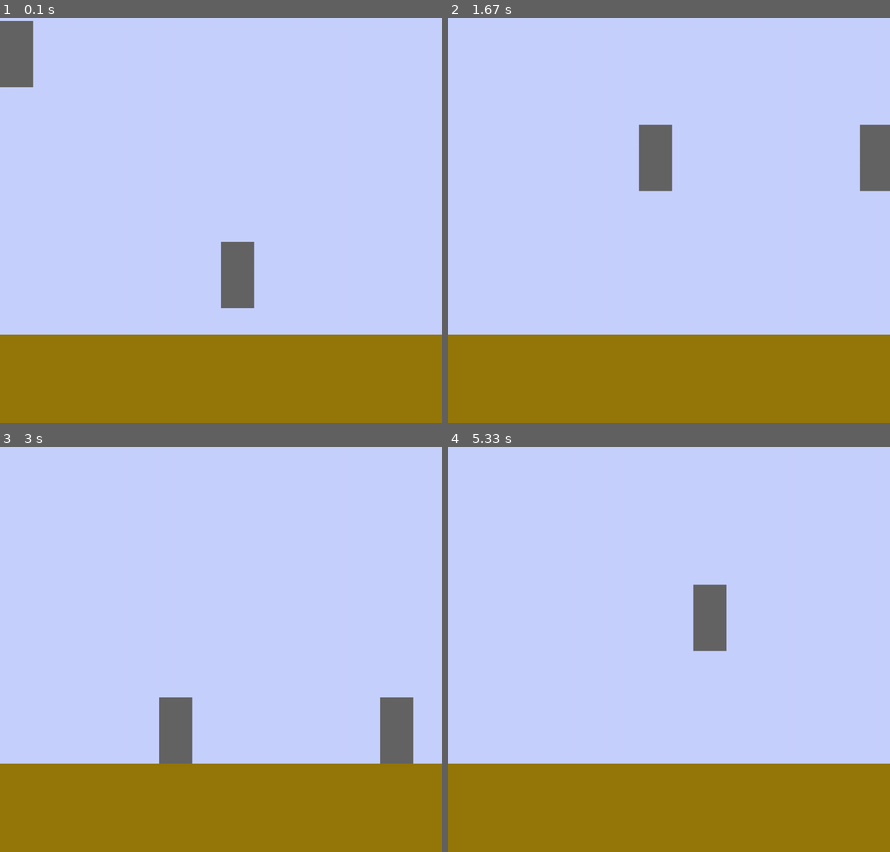
Above: before the commit, frames 1-4 (two rows, left to right).
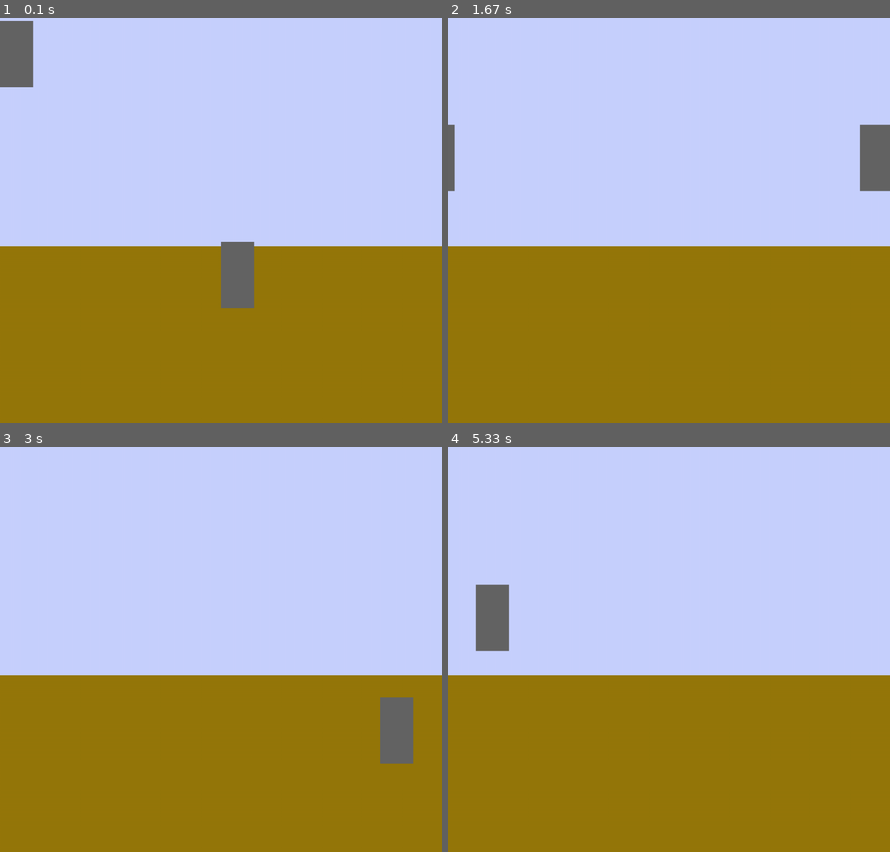
Above: after the commit, the same moments.

Repository: sd18spring/InteractiveProgramming
Game: pygame game, started from GameView.py
Two runs of this game, one before a commit and one after it. Both use one fixed random seed, a clock stepped at 60 frames per second and the inputs below.
Inputs:
- Up to frame 1 (0.1 s): no input
- Up to frame 2 (1.67 s): hold A 0.33-0.8 s; hold Right 0.33-0.8 s; hold Right 0.83-1.3 s; hold D 0.83-1.3 s; hold Up 1.33-1.63 s; hold W 1.33-1.63 s
- Up to frame 3 (3 s): hold Right 1.67-2.13 s; hold D 1.67-2.13 s; hold Left 2.17-2.7 s; hold A 2.17-2.7 s; hold Left from 2.73 s (still down); hold A from 2.73 s (still down)
- Up to frame 4 (5.33 s): release Left at 3.13 s; release A at 3.13 s; hold Up 3.17-3.53 s; hold W 3.17-3.53 s; hold Right 3.57-4.2 s; hold D 3.57-4.2 s; hold Left 4.23-4.7 s; hold A 4.23-4.7 s; hold Right 4.73-5.2 s; hold D 4.73-5.2 s; hold Up from 5.23 s (still down); hold W from 5.23 s (still down)

The runs differ from the first frame. In frame 1, 21% of the frame differs, in the area x 0-100%, y 56-79%; in frame 2, 23%; in frame 3, 21%; in frame 4, 24%, in the area x 0-100%, y 33-79%.

Commit message:
added functionality for changing keyboard controls

Diff:
--- a/GameView.py
+++ b/GameView.py
@@ -26,7 +26,8 @@
     FPS = 30
 
     char1 = Character(pos_x = 500, pos_y = 500, label = 'char1')
-    char2 = Character(label = 'char2')
+    char2 = Character(label = 'char2', keys = {"left": pygame.K_a, "right": pygame.K_d, "up" : pygame.K_w, "down":
+                                                pygame.K_s, "attack" : pygame.K_SLASH})
     model = Model(char1, char2)
     view = GameView(model, (1000, 1000))
     while model.game_running:
--- a/character.py
+++ b/character.py
@@ -1,3 +1,4 @@
+import pygame
 class Character:
     def __init__(self, pos_x = 0, pos_y = 0, label = "blank",
                      attack = 10,
@@ -9,7 +10,7 @@
                      width = 75,
                      height = 150,
                      max_health = 100,
-                     max_jumps = 3):
+                     max_jumps = 3, keys = {"left": pygame.K_LEFT, "right": pygame.K_RIGHT, "up" : pygame.K_UP, "down": pygame.K_DOWN, "attack": pygame.K_SLASH}):
         self.label = label
         self.attack = attack
         self.defense = defense
@@ -28,6 +29,7 @@
         self.lives = 3
         self.max_jumps = max_jumps
         self.jumps = max_jumps
+        self.keys = keys
 
     def __str__(self):
         output = self.label + ':\n'
--- a/model.py
+++ b/model.py
@@ -14,35 +14,31 @@
         for char in args:
             self.characters.append(char)
 
-        #NOTE: Why is this a double for loop? We should just have one terrain
-        #object for the ground, not 30.
-        for i in range(10):
-            for j in range(3):
-                self.terrains.append(terrain.Terrain((i * 100,1000 - j * 100)))
+        self.terrains.append(terrain.Terrain((0,600), (1000,400)))
         #for i in range(10):
         #    if(random.randint(1,2) == 2):
-        #        self.terrains.append(terrain.Terrain((i * 100,1000 - 3 * 100)))
+        #        self.terrains.append(terrain.Terrain((i * 100,1000 - 3 * 100)))s
 
     def x_movement(self, event, game_object):
         """
         Toggles the different modes of acceleration depending on key up
         events and key down events.
         """
-        if not (event.type == KEYDOWN or event.type == KEYUP) or not (event.key == pygame.K_LEFT or event.key == pygame.K_RIGHT):
+        if not (event.type == KEYDOWN or event.type == KEYUP) or not (event.key == game_object.keys["left"] or event.key == game_object.keys["right"]):
            return
         left = False
         right = False
         #KEYDOWN events toggle movement on
         if event.type == KEYDOWN:
-            if event.key == pygame.K_LEFT:
+            if event.key == game_object.keys["left"]:
                 left = True
-            if event.key == pygame.K_RIGHT:
+            if event.key == game_object.keys["right"]:
                 right = True
         #KEYUP events toggles movement off
         if event.type == KEYUP:
-            if event.key == pygame.K_LEFT:
+            if event.key == game_object.keys["left"]:
                 left = False
-            if event.key == pygame.K_RIGHT:
+            if event.key == game_object.keys["right"]:
                 right = False
         #If left XOR right
         if left != right:
@@ -60,7 +56,7 @@
         """
         #KEYUP events toggles movement off
         if event.type == KEYDOWN:
-            if event.key == pygame.K_UP and game_object.jumps > 0:
+            if event.key == game_object.keys["up"] and game_object.jumps > 0:
                 game_object.vel_y = game_object.jump_vel
                 game_object.jumps -= 1
                 print("up", game_object.vel_y)
